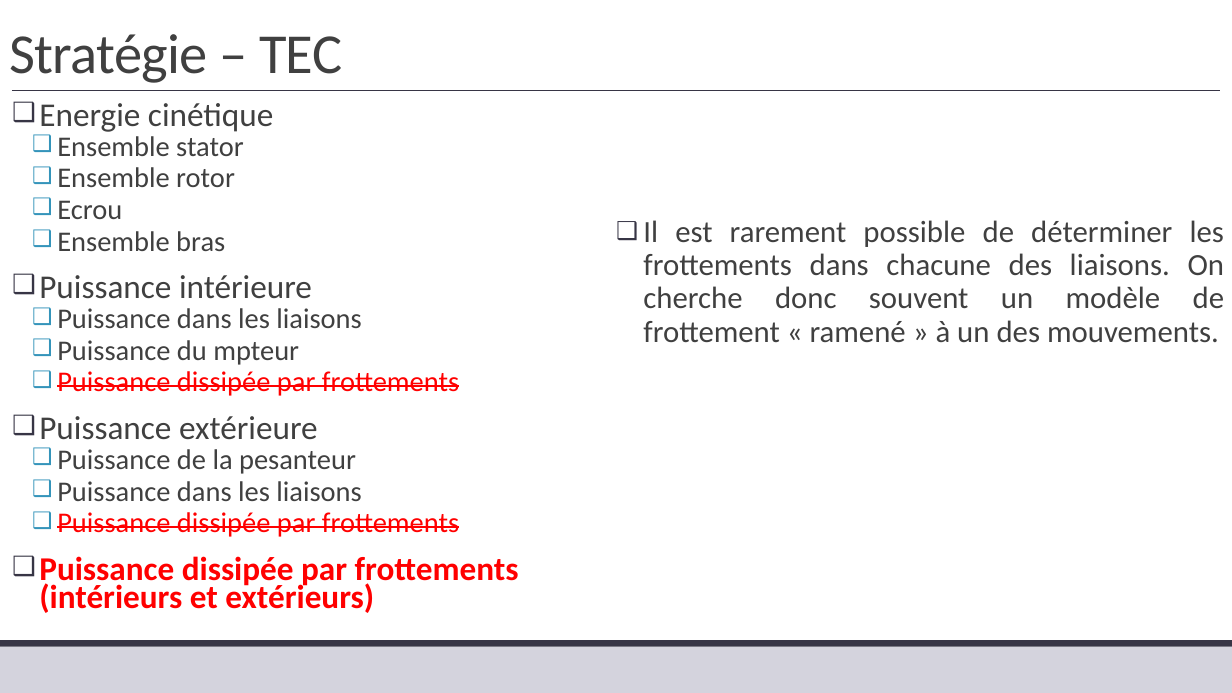
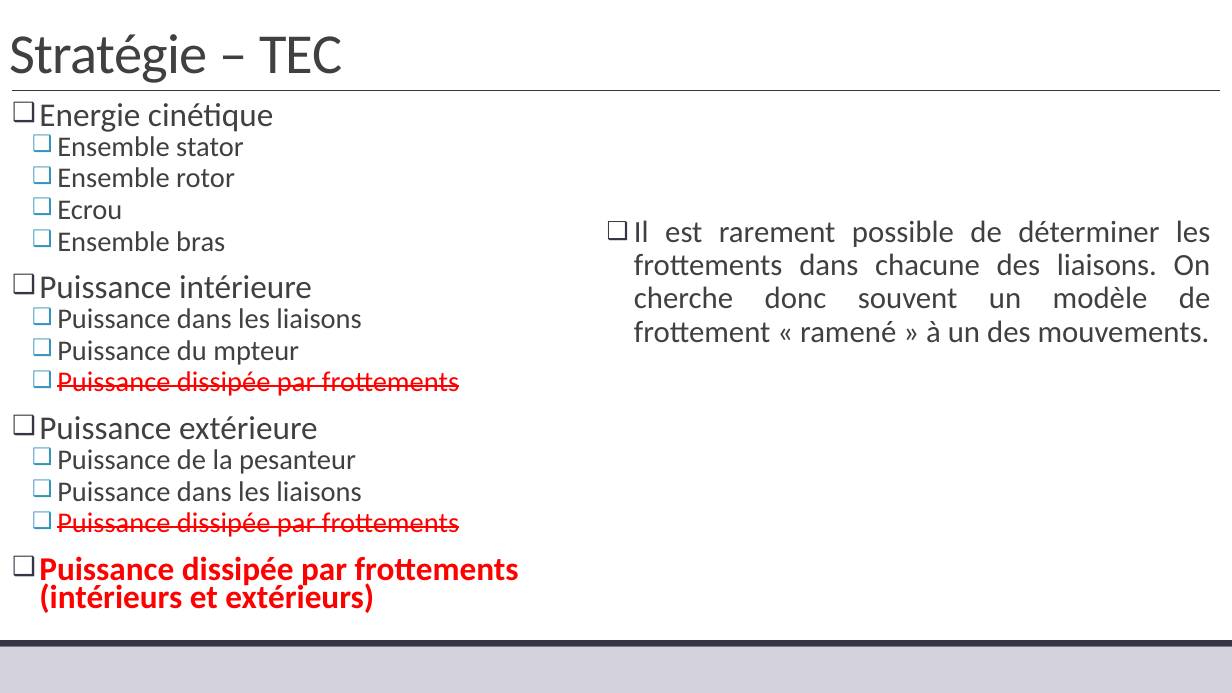
Before and after one commit to xpessoles/TP_Corriges, a slide deck: slide 8 of 11_MaxPID/11_MaxPID_Corrige.pptx. Drawn at 1232x693 pixels with LibreOffice and Linux fonts; fonts in the diff are those of the drawing. Boxes give left, top, right and bottom in pixels: in the first picture for what was removed or moved away, otherwise in the second. Text is boxed around its words. In the diff, an @@ line names an element or a change of style, - is before the commit and + after.

```diff
--- a/11_MaxPID/11_MaxPID_Corrige.pptx
+++ b/11_MaxPID/11_MaxPID_Corrige.pptx
@@ text "Il est rarement possible de ..." rewrapped from bbox=[643, 220, 1225, 343] to bbox=[634, 220, 1211, 343] @@
```
Also in this commit, not shown: 1 other slide changed.
